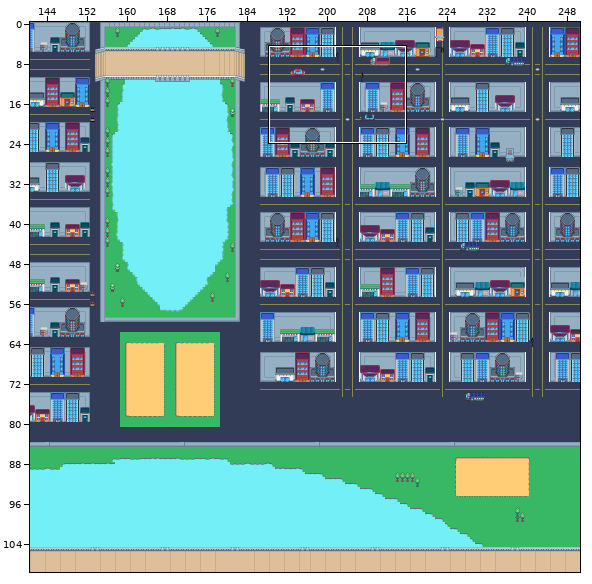
A Tiled map gets an edit: assets/map/Map.tmx. The picture above shows the old version from afar; the outline marks the close-up.
Close-up. Old version:
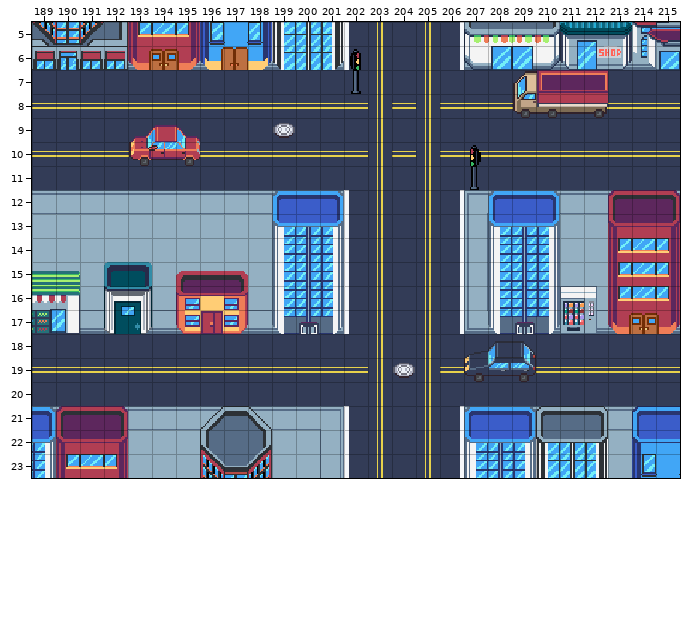
Cells are 16x16 px. Shown: x 189..215, y 5..23. The commit also changed other parts of the map, which this record leaves out.
After the commit:
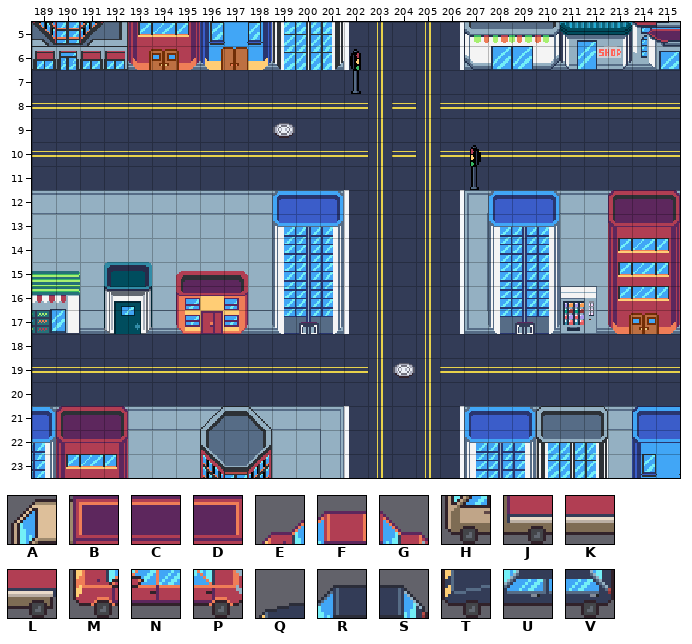
Key: from "tiles": A 1537, B 1538, C 1539, D 1540, E 1544, F 1545, G 1546, H 1601, J 1602, K 1603, L 1604, M 1608, N 1609, P 1610, Q 1800, R 1801, S 1802, T 1864, U 1865, V 1866.
_ is an empty cell.
From the commit log: Eliminacion de autos molestos
From old to new:
Layer "Edificios y autos":
The edit erases tile A in row 7 at x 209.
The edit erases tile B in row 7 at x 210.
The edit erases tile C in row 7 at x 211.
The edit erases tile D in row 7 at x 212.
The edit erases tile E in row 9 at x 193.
The edit erases tile F in row 9 at x 194.
The edit erases tile G in row 9 at x 195.
The edit erases tile H in row 8 at x 209.
The edit erases tile J in row 8 at x 210.
The edit erases tile K in row 8 at x 211.
The edit erases tile L in row 8 at x 212.
The edit erases tile M in row 10 at x 193.
The edit erases tile N in row 10 at x 194.
The edit erases tile P in row 10 at x 195.
The edit erases tile Q in row 18 at x 207.
The edit erases tile R in row 18 at x 208.
The edit erases tile S in row 18 at x 209.
The edit erases tile T in row 19 at x 207.
The edit erases tile U in row 19 at x 208.
The edit erases tile V in row 19 at x 209.
Boxes around the changes in both close-ups, in picture pixels (x1, y1, x2, y2):
removed: (513, 70, 608, 118)
removed: (129, 125, 200, 166)
removed: (464, 341, 536, 382)
